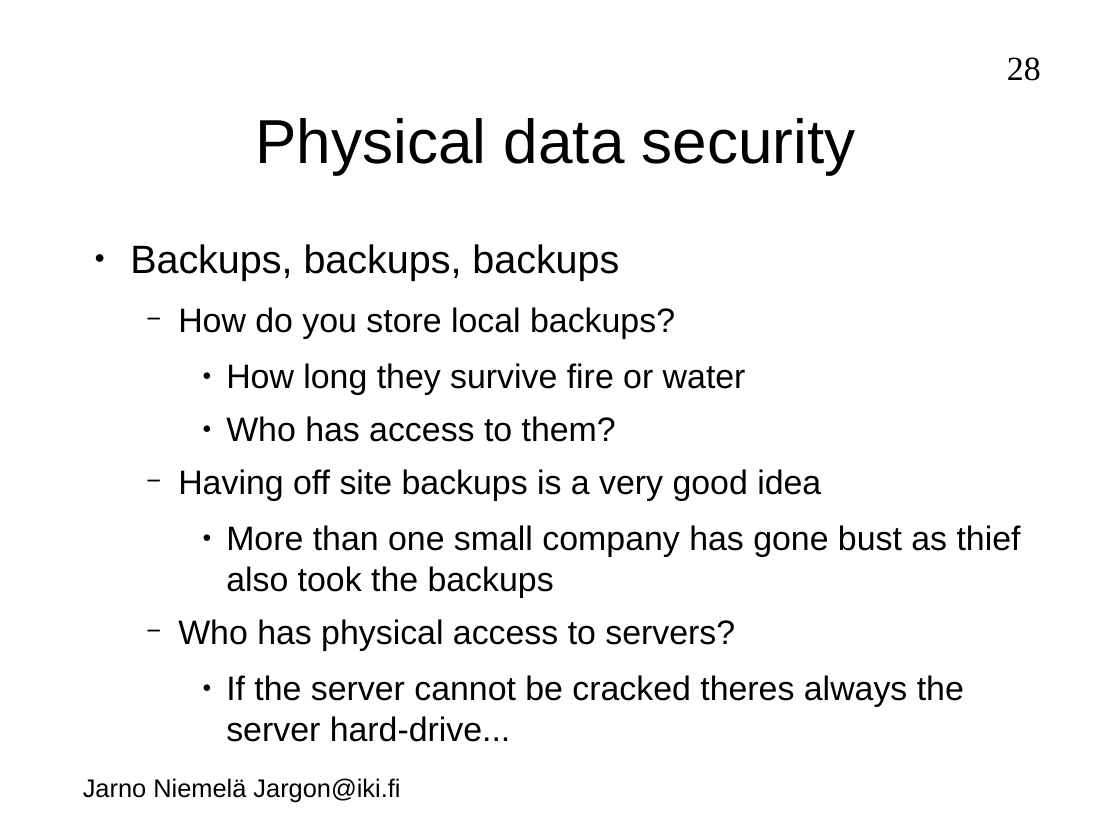
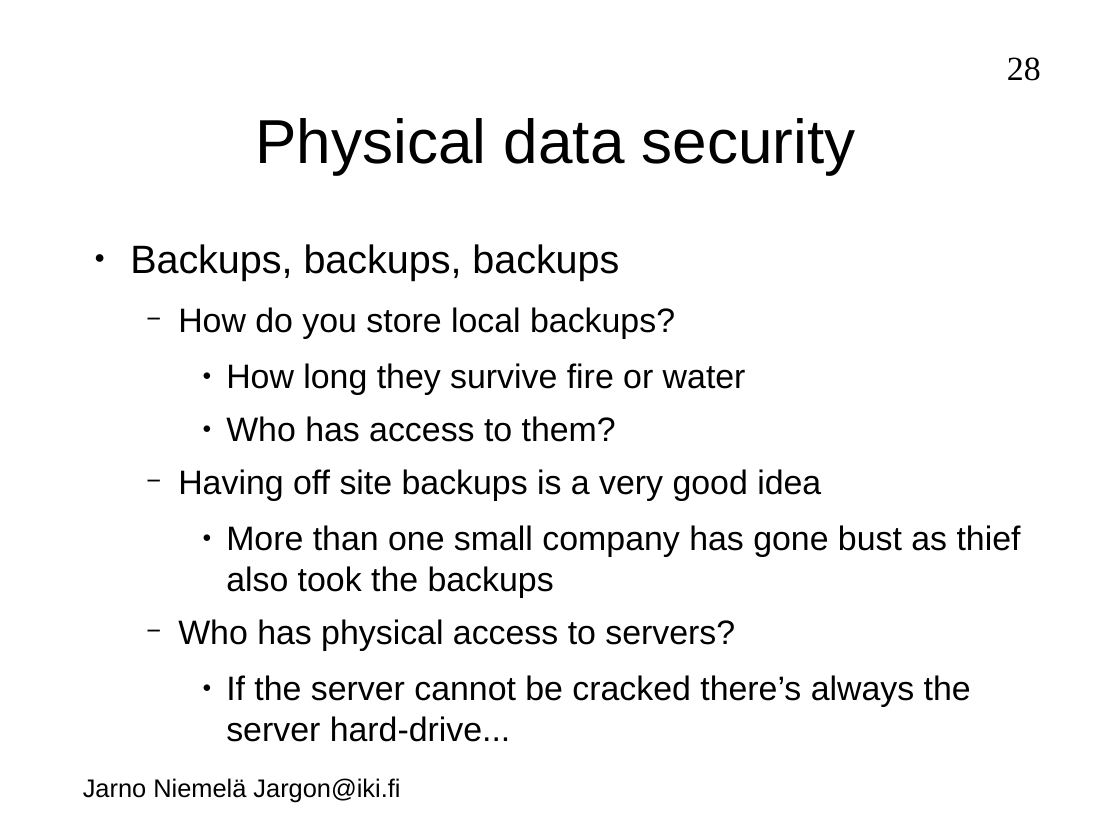
Before and after one commit to jarno-niemela/corporate_cyber_defence, a slide deck: slide 28 of Corporate security/Corporate security.odp. Drawn at 1120x840 pixels with LibreOffice and Linux fonts; fonts in the diff are those of the drawing; background and template pictures are left out. Boxes give left, top, right and bottom in pixels: in the first picture for what was removed or moved away, otherwise in the second. Text is boxed around its words. In the diff, an @@ line names an element or a change of style, - is before the commit and + after.

```diff
--- a/Corporate security/Corporate security.odp
+++ b/Corporate security/Corporate security.odp
@@ text at (226,675,971,742): text changed @@
-    ● If the server cannot be cracked theres always the server hard-drive...
+    ● If the server cannot be cracked there’s always the server hard-drive...
```
Also in this commit, not shown: 1 slide added, 4 other files.
